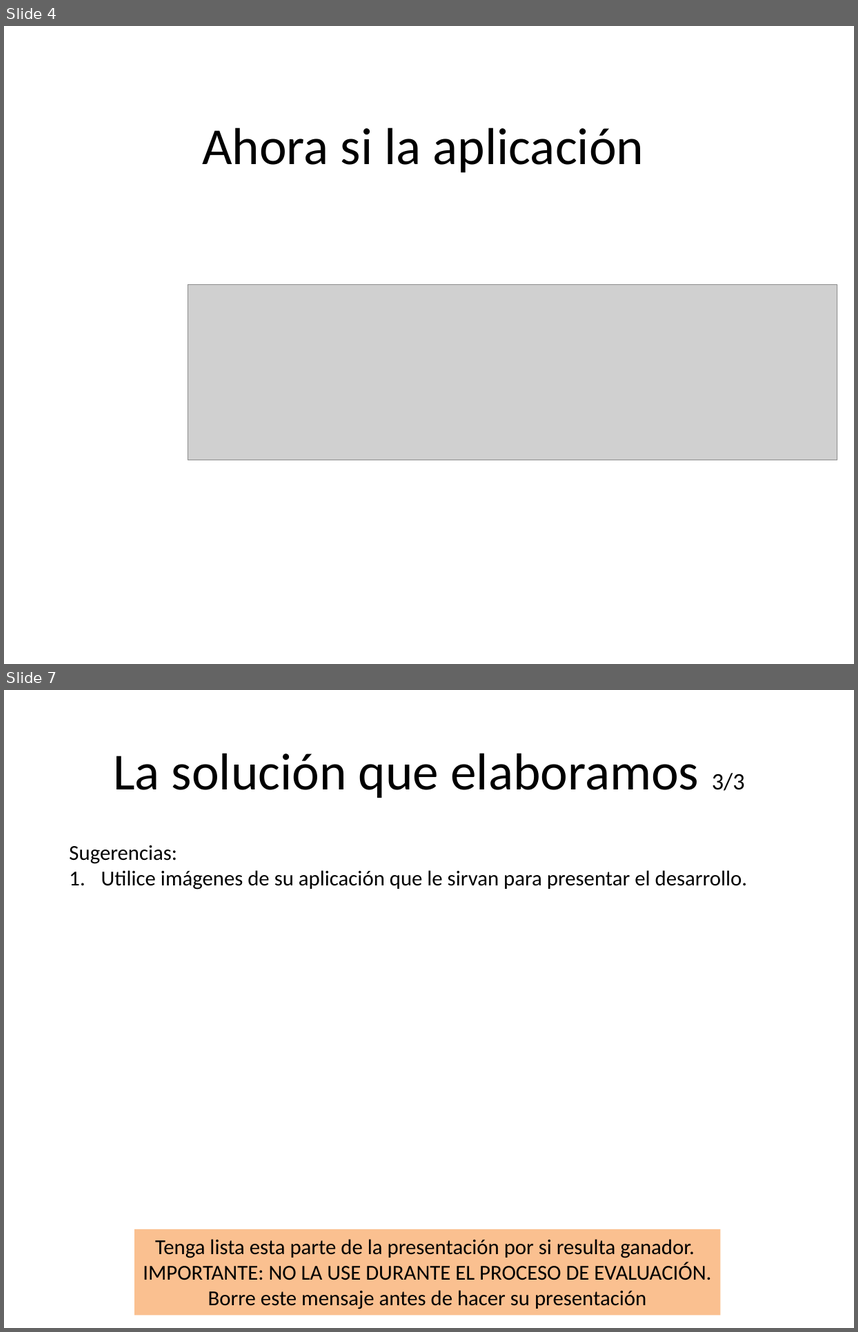
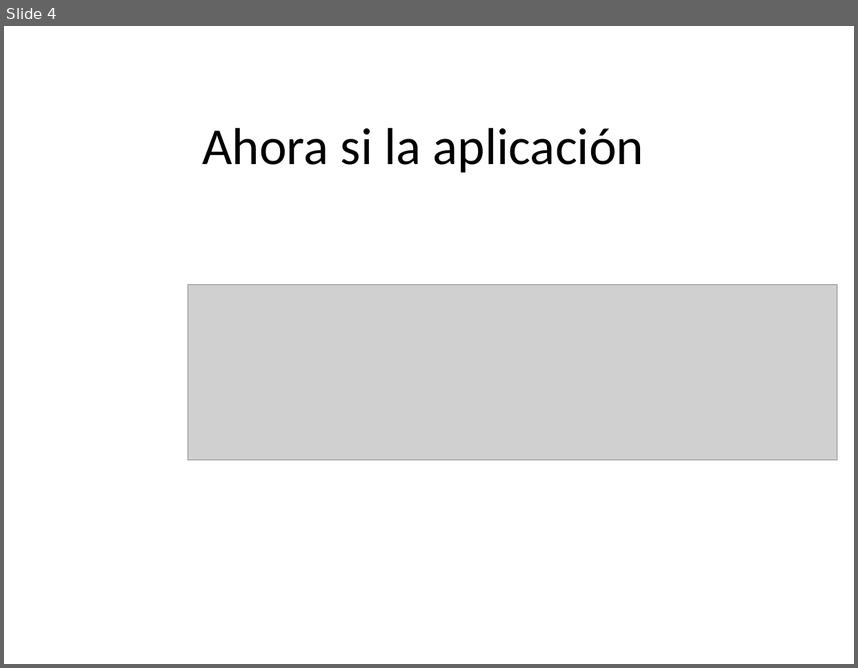
Before and after one commit to anfesmo/Drogas5aConvocatoria, a slide deck: CorabastosUnClick.pptx. Shown one above the other, each under a label of ours: slides 4 and 7 before the commit, slide 4 after it; the slides between them are not shown. The pictures are 858x1332 and 858x668 pixels, drawn with LibreOffice and Linux fonts; fonts in the diff are those of the drawing; grey boxes stand for pictures. Boxes give left, top, right and bottom in pixels: in the first picture for what was removed or moved away, otherwise in the second. Text is boxed around its words. In the diff, an @@ line names an element or a change of style, - is before the commit and + after.

```diff
--- a/CorabastosUnClick.pptx
+++ b/CorabastosUnClick.pptx
@@ slide 7 removed at (4, 690, 854, 1328), background #FFFFFF @@
@@ title removed at (113, 753, 745, 798) @@
-La solución que elaboramos 3/3
@@ text removed at (69, 845, 748, 889) @@
-Sugerencias:
-1. Utilice imágenes de su aplicación que le sirvan para presentar el desarrollo.
@@ rectangle removed at (135, 1229, 721, 1315) @@
-Tenga lista esta parte de la presentación por si resulta ganador.
-IMPORTANTE: NO LA USE DURANTE EL PROCESO DE EVALUACIÓN.
-Borre este mensaje antes de hacer su presentación
```
Also in this commit, not shown: 9 slides added, 3 other slides removed, 1 other file.
